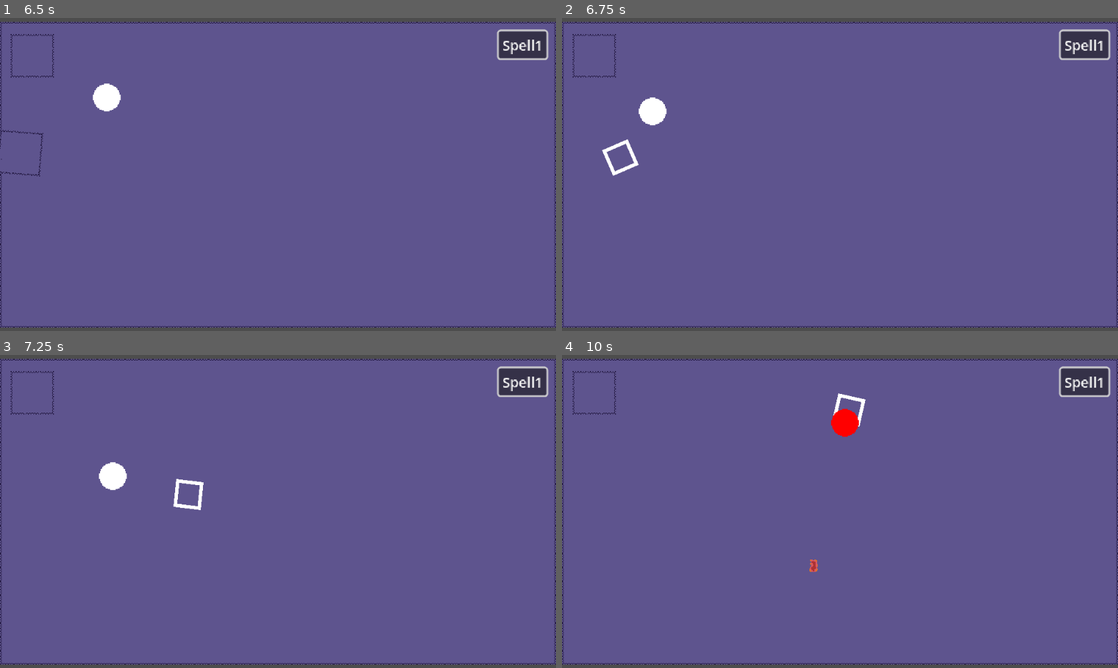
Above: before the commit, frames 1-4 (two rows, left to right).
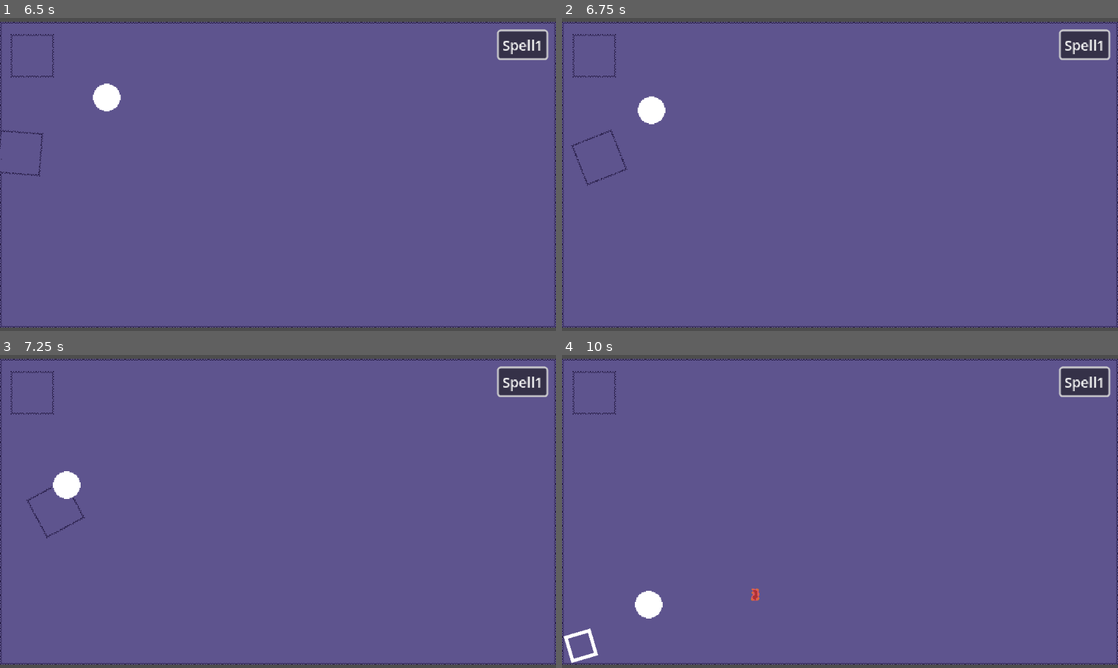
Above: after the commit, the same moments.

Repository: Enoxboo/Project-R
Game: Godot game, scene res://Levels/main_map.tscn
The game is run twice, just before and just after one commit, with the same random seed, the same clock (stepped at 60 frames per second) and the same inputs.
Inputs (mouse positions are in pixels of both pictures, inside the frame that each line leads up to):
- Up to frame 1 (6.5 s): click "Spell1" at 0.5 s; tap Enter at 1.25 s; move the mouse to (400, 158) at 1.27 s; hold D (move_right) 1.28-2.03 s; hold Right mouse button (spell_1) 1.28-2.03 s; tap Tab (switch) at 1.55, 2.1, 3.05, 4.55, 5.1, 6.05 s; move the mouse to (166, 190) at 2.02 s; hold S (move_down) 2.03-2.78 s; right-click (166, 190) at 2.3 s; move the mouse to (333, 105) at 2.77 s; press the mouse at (333, 105) at 2.78 s; hold D (move_right) 2.78-3.53 s; move the mouse to (250, 237) at 3.52 s; release the mouse at (250, 237) at 3.53 s; hold W (move_up) 3.53-4.28 s; right-click (250, 237) at 3.6 s; move the mouse to (444, 221) at 4.27 s; hold E (spell_2) 4.28-5.03 s; hold A (move_left) 4.28-5.78 s; move the mouse to (111, 127) at 5.02 s; right-click (111, 127) at 5.3 s; move the mouse to (305, 174) at 5.77 s; hold S (move_down) from 5.78 s (still down); hold Right mouse button (spell_1) from 5.78 s (still down)
- Up to frame 2 (6.75 s): move the mouse to (756, 96) at 6.52 s; release S (move_down) at 6.53 s; release Right mouse button (spell_1) at 6.53 s; hold D (move_right) from 6.53 s (still down); tap Tab (switch) at 6.6 s
- Up to frame 3 (7.25 s): keep holding D (move_right); right-click (194, 433) at 6.8 s
- Up to frame 4 (10 s): move the mouse to (962, 495) at 7.27 s; release D (move_right) at 7.28 s; press the mouse at (962, 495) at 7.28 s; hold W (move_up) 7.28-8.03 s; tap Tab (switch) at 7.55, 9.05, 9.6 s; move the mouse to (728, 527) at 8.02 s; release the mouse at (728, 527) at 8.03 s; hold D (move_right) 8.03-8.78 s; right-click (728, 527) at 8.1 s; move the mouse to (895, 442) at 8.77 s; hold S (move_down) 8.78-9.53 s; hold E (spell_2) 8.78-9.53 s; move the mouse to (812, 574) at 9.52 s; hold A (move_left) from 9.53 s (still down); right-click (812, 574) at 9.8 s

Frame 1 is identical in both runs. In frame 2, 0.4% of the frame differs, in the area x 1-19%, y 24-54%; in frame 3, 1.0%; in frame 4, 1.2%, in the area x 0-55%, y 12-99%.

Commit message:
feat(switch): add cooldown on switch

Diff:
--- a/Player/Movesets/main_moveset.gd
+++ b/Player/Movesets/main_moveset.gd
@@ -15,7 +15,7 @@
 func spell_1(player: Player) -> void:
 	if not player.spell1_instance or not player.can_spell_1:
 		return
-	print(player.can_spell_1)
+
 	player.spell_1_cooldown.start()
 	player.can_spell_1 = false
 	player.spell1_instance.cast(player)
--- a/Player/player.gd
+++ b/Player/player.gd
@@ -11,6 +11,7 @@
 @onready var knockback_timer: Timer = $Timers/KnockbackTimer
 @onready var stun_timer: Timer = $Timers/StunTimer
 @onready var spell_1_cooldown: Timer = $Timers/Spell1Cooldown
+@onready var switch_timer: Timer = $Timers/SwitchTimer
 
 var data: PlayerData = MAIN_DATA
 var moveset_instance: Moveset = data.moveset.new()
@@ -19,6 +20,7 @@
 var can_attack = true
 var can_spell_1 = true
 var can_spell_2 = true
+var can_switch = true
 var companion_data: Resource = null
 var spell1_instance
 var current_mana: float
@@ -55,3 +57,7 @@
 
 func _on_spell_1_cooldown_timeout() -> void:
 	can_spell_1 = true
+
+
+func _on_switch_timer_timeout() -> void:
+	can_switch = true
--- a/Player/player.tscn
+++ b/Player/player.tscn
@@ -78,5 +78,10 @@
 [node name="Spell1Cooldown" type="Timer" parent="Timers"]
 one_shot = true
 
+[node name="SwitchTimer" type="Timer" parent="Timers"]
+wait_time = 2.0
+one_shot = true
+
 [connection signal="area_entered" from="Hitbox" to="." method="_on_hitbox_area_entered"]
 [connection signal="timeout" from="Timers/Spell1Cooldown" to="." method="_on_spell_1_cooldown_timeout"]
+[connection signal="timeout" from="Timers/SwitchTimer" to="." method="_on_switch_timer_timeout"]
--- a/StateMachine/States/switch.gd
+++ b/StateMachine/States/switch.gd
@@ -1,12 +1,14 @@
 extends State
 
 func enter(_data := { }) -> void:
-	if parent.companion_data:
+	if parent.companion_data and parent.can_switch:
 		switch_character()
 	finished.emit(MOVE)
 
 
 func switch_character() -> void:
+	parent.can_switch = false
+	parent.switch_timer.start()
 	parent.moveset_instance.reset_attack(parent)
 	parent.can_attack = true
 	parent.is_main_active = !parent.is_main_active
